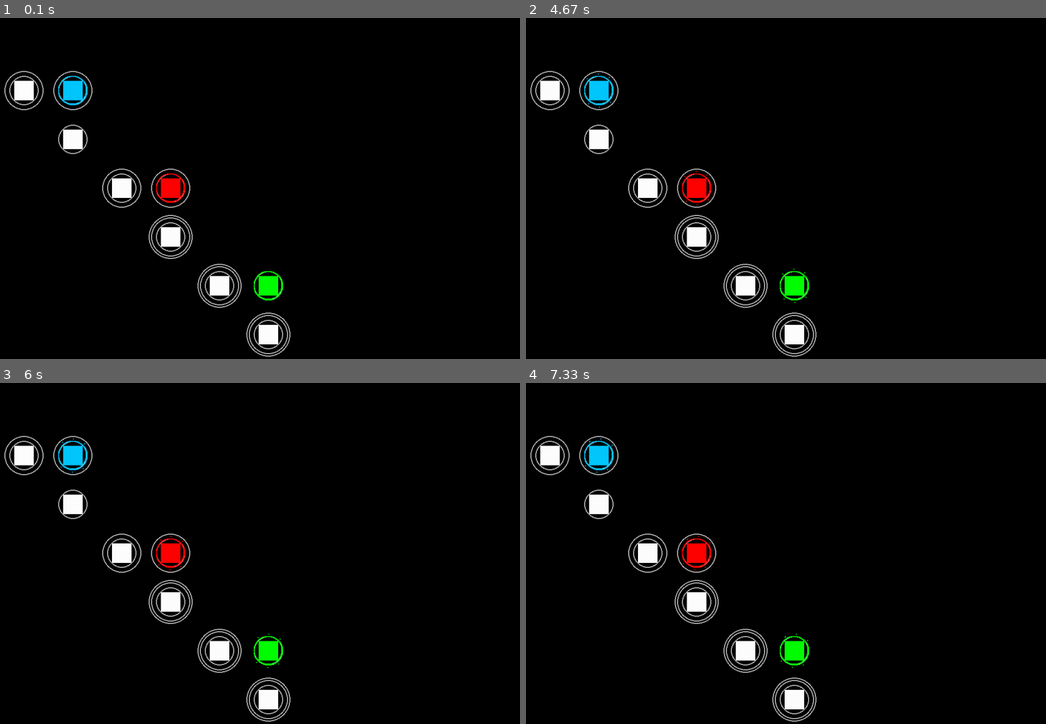
Above: before the commit, frames 1-4 (two rows, left to right).
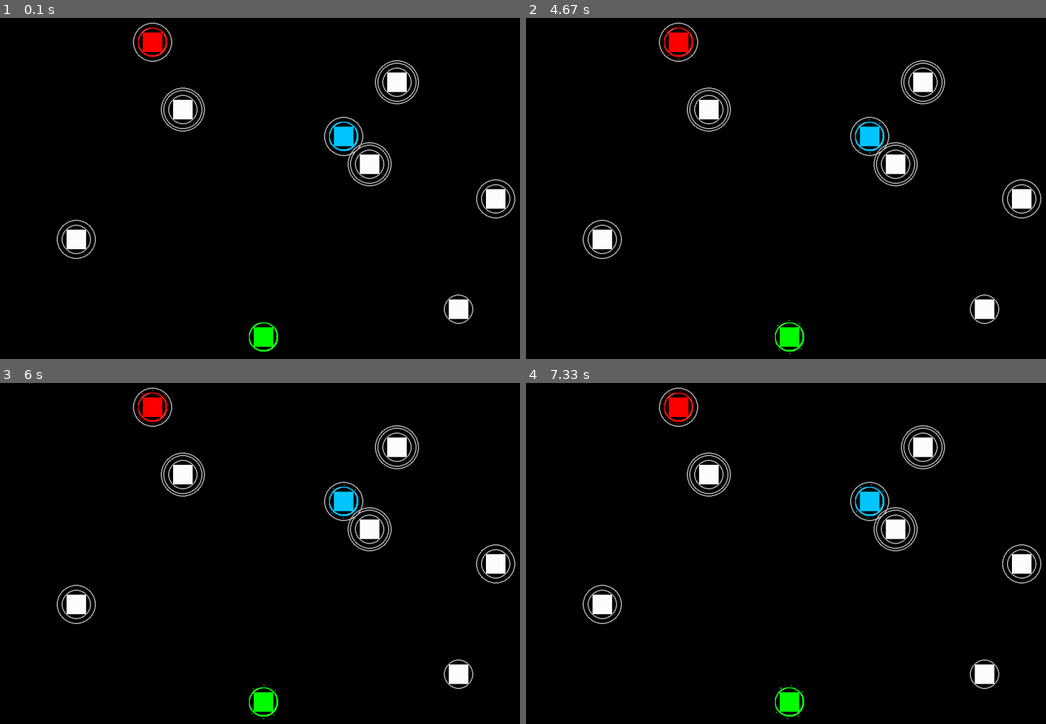
Above: after the commit, the same moments.

Repository: NNChawla/Pygame-Auralux
Game: pygame game, started from Pylux.py
Same seed, same stepped clock (60 frames per second), same inputs: the game is played once before the commit and once after it. The source is Python 2; it was converted automatically to run under Python 3.
Inputs:
- Up to frame 1 (0.1 s): no input
- Up to frame 2 (4.67 s): no input
- Up to frame 3 (6 s): no input
- Up to frame 4 (7.33 s): no input

The runs differ from the first frame. In frame 1, 7.4% of the frame differs, in the area x 0-100%, y 1-100%; in frame 2, 7.5%; in frame 3, 7.5%; in frame 4, 7.5%.

Commit message:
fixed planet overlap

Diff:
--- a/Pylux.py
+++ b/Pylux.py
@@ -43,6 +43,8 @@
 unitTravel = {}
 coords = []
 planetList = []
+pXCoords = [0]
+pYCoords = [0]
 selectRect = pygame.Rect(0,0,0,0)
 
 #Functions
@@ -58,6 +60,8 @@
 	all_sprites.add(planet)
 	planets.add(planet)
 	planetList.append(planet)
+	pXCoords.append(x)
+	pYCoords.append(y)
 
 font_name = pygame.font.match_font('arial')
 def draw_text(surface, text, size, x, y):
@@ -414,10 +418,30 @@
 all_sprites = pygame.sprite.Group()
 planets = pygame.sprite.Group()
 
-for i in range(6):
-	newPlanet(i*100+150, i*100+150, 0, random.randrange(0, 3))
-for i in range(3):
-	newPlanet(i*200+250, i*200+150, i+1, random.randrange(0,2))
+neutrals = 6
+presets = 3
+for i in range(neutrals):
+	while(True):
+		tempXCoord = random.randint(100, WIDTH-100)
+		tempYCoord = random.randint(100, HEIGHT-100)
+		if len([x for x in pXCoords if tempXCoord < x+50 and tempXCoord > x-50]) > 0:
+			continue
+		elif len([y for y in pYCoords if tempYCoord < y+50 and tempYCoord > y-50]) > 0:
+			continue
+		else:
+			break
+	newPlanet(tempXCoord, tempYCoord, 0, random.randrange(0, 3))
+for i in range(presets):
+	while(True):
+		tempXCoord = random.randint(50, WIDTH-50)
+		tempYCoord = random.randint(50, HEIGHT-50)
+		if len([x for x in pXCoords if tempXCoord < x+50 and tempXCoord > x-50]) > 0:
+			continue
+		elif len([y for y in pYCoords if tempYCoord < y+50 and tempYCoord > y-50]) > 0:
+			continue
+		else:
+			break
+	newPlanet(tempXCoord, tempYCoord, i+1, random.randrange(0,2))
 
 planetCoords = []
 for p in planetList:
@@ -426,19 +450,6 @@
 		for j in range(p.rect.bottomright[1]-p.rect.height, p.rect.bottomright[1]):
 			coor.append((i,j))
 	planetCoords.append(coor)
-"""
-correction = []
-for planet in planets:
-	for i in correction:
-		distance = (((planet.rect.centerx-i[0])**2)+((planet.rect.centery-i[1])**2)**0.5)
-		if distance < planet.radius*2:
-			planet.rect.centerx = ((((planet.radius*3)**2) - ((planet.rect.centery - i[1])**2))**0.5)+i[0]
-			planet.rect.centery = ((((planet.radius*3)**2) - ((planet.rect.centerx - i[0])**2))**0.5)+i[1]
-
-	correction.append((planet.rect.centerx, planet.rect.centery))
-	if HEIGHT-planet.rect.centerx < planet.radius:
-		planet.rect.centerx -= planet.radius
-"""
 
 all_sprites.clear(screen, background)
 
